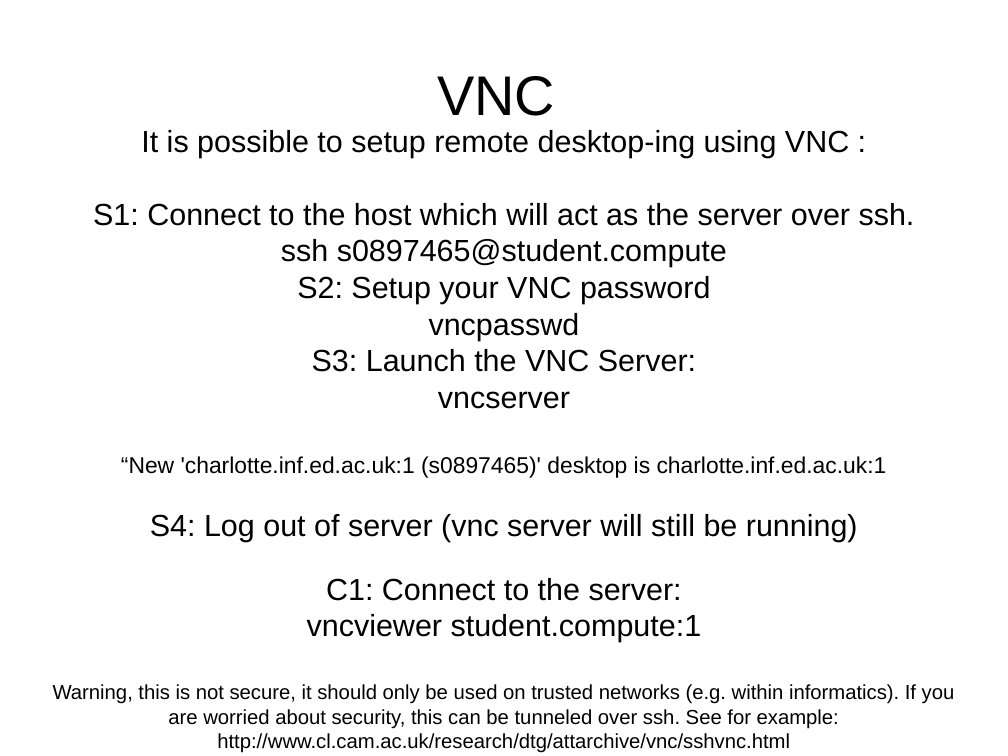
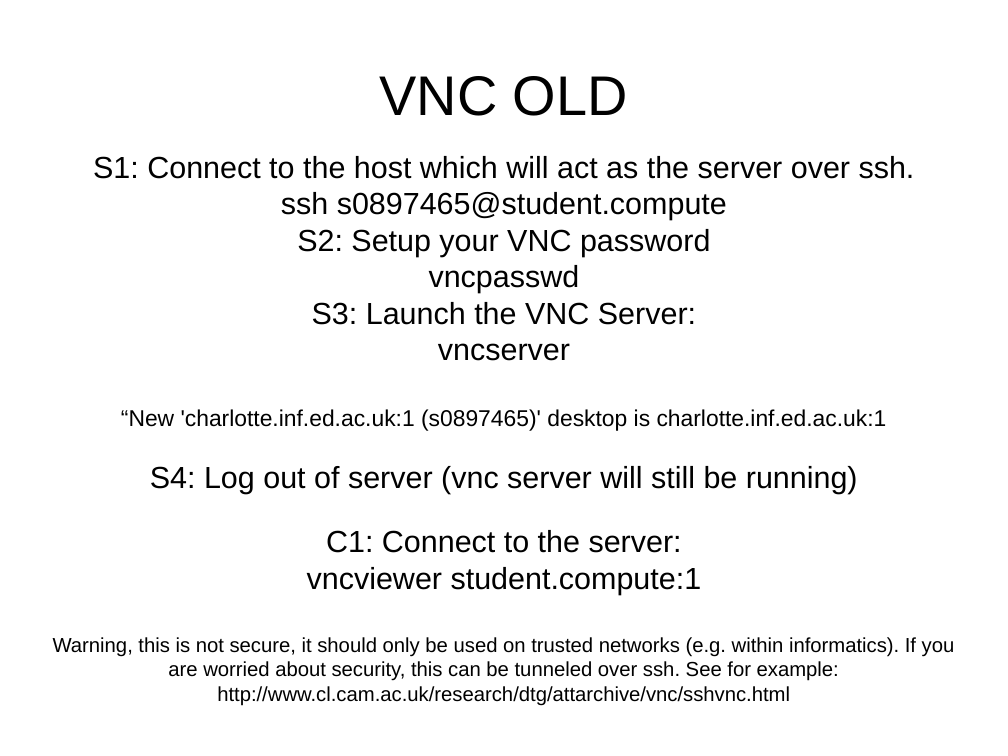
Before and after one commit to mikehulluk/IntroductionToResearchComputing, a slide deck: slide 20 of Wk2/WorkingRemotelyAndSynchronously.odp (slide 15 before the commit). Drawn at 1008x756 pixels with LibreOffice and Linux fonts; fonts in the diff are those of the drawing. Boxes give left, top, right and bottom in pixels: in the first picture for what was removed or moved away, otherwise in the second. Text is boxed around its words. In the diff, an @@ line names an element or a change of style, - is before the commit and + after.

```diff
--- a/Wk2/WorkingRemotelyAndSynchronously.odp
+++ b/Wk2/WorkingRemotelyAndSynchronously.odp
@@ title at <box>380,76,628,116</box>: text changed @@
-VNC
+VNC OLD
@@ subtitle at <box>141,130,849,158</box>: paragraph removed @@
-It is possible to setup remote desktop-ing using VNC :
@@ subtitle "S1: Connect to the host ...": place and size @@
-subtitle "S1: Connect to the host ..." at <box>53,130,955,753</box>
+subtitle "S1: Connect to the host ..." at <box>53,156,955,706</box>
```
Also in this commit, not shown: 4 other slides changed, 3 slides added.
